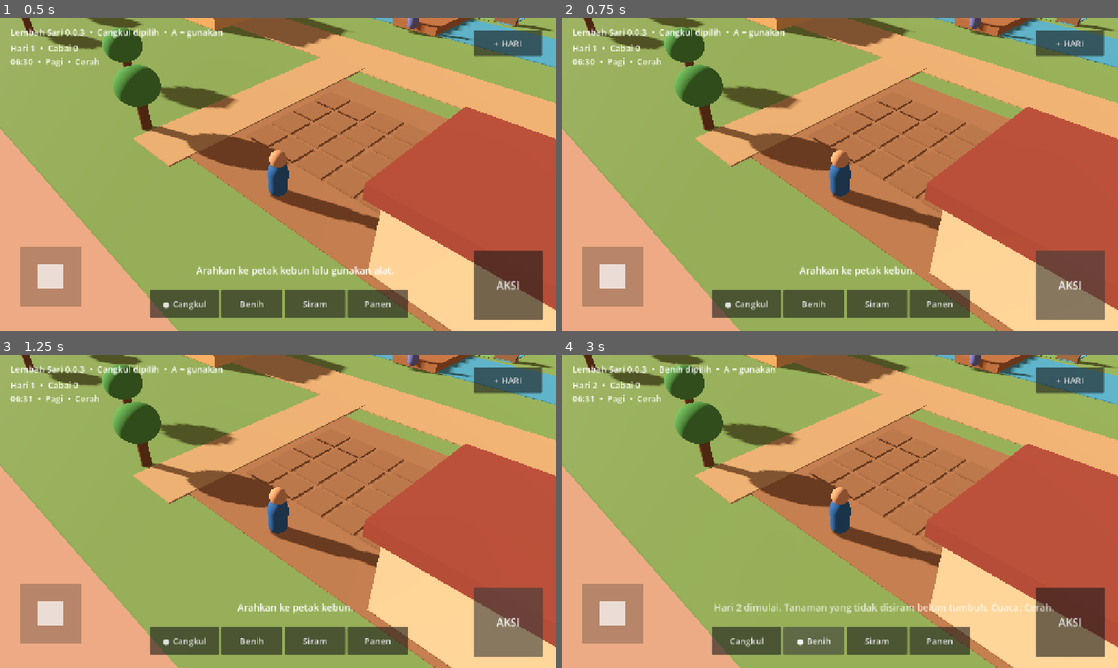
Above: before the commit, frames 1-4 (two rows, left to right).
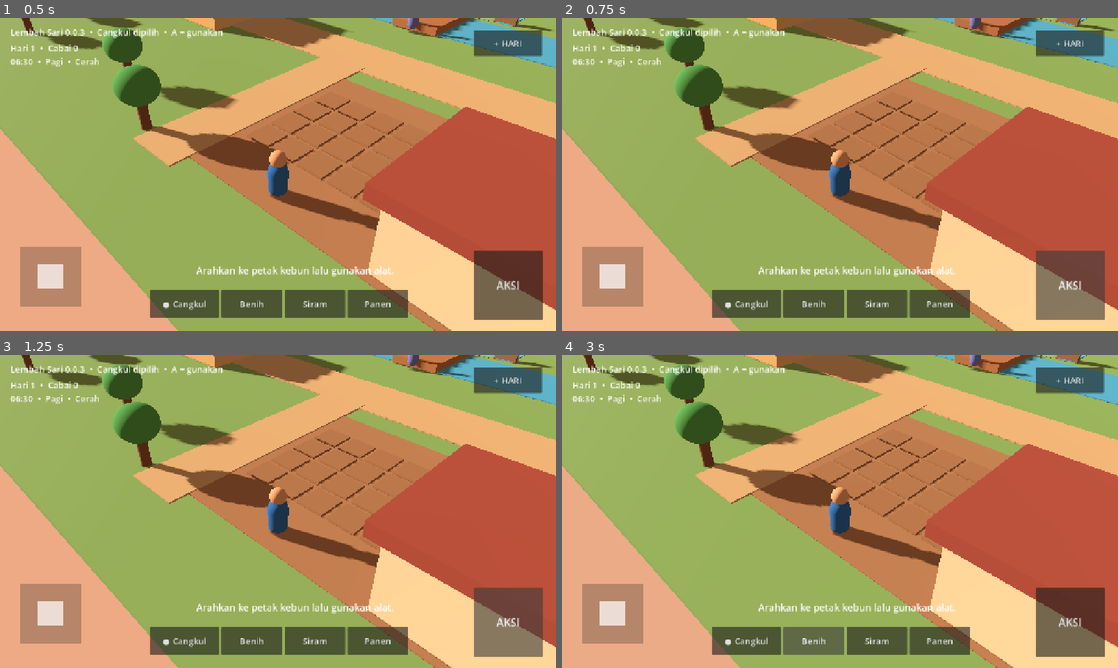
Above: after the commit, the same moments.

Repository: eneft/Lembah-sari
Game: Godot game, scene res://scenes/Main.tscn
Two runs of this game, one before a commit and one after it. Both use one fixed random seed, a clock stepped at 60 frames per second and the inputs below.
Inputs:
- Up to frame 1 (0.5 s): no input
- Up to frame 2 (0.75 s): click "AKSI" at 0.5 s
- Up to frame 3 (1.25 s): no input
- Up to frame 4 (3 s): click "+ HARI" at 1.25 s; click "● Cangkul" at 2 s; click "Benih" at 2.75 s

Frame 1 is identical in both runs. In frame 2, 0.5% of the frame differs, in the area x 35-71%, y 79-83%; in frame 3, 0.5%; in frame 4, 1.9%, in the area x 5-100%, y 0-100%.
Error after the commit: Invalid access to property or key 'pressed' on a base object of type 'null instance'. (res://scripts/mobile_controls.gd:29)

Commit message:
feat: add dialogue HUD and NPC interaction flow

Diff:
--- a/scripts/mobile_controls.gd
+++ b/scripts/mobile_controls.gd
@@ -13,69 +13,89 @@
 @onready var status_label: Label = $Root/Status
 @onready var feedback_label: Label = $Root/Feedback
 @onready var hint_label: Label = $Root/Hint
+@onready var dialogue_panel: Panel = $Root/DialoguePanel
+@onready var dialogue_name: Label = $Root/DialoguePanel/Speaker
+@onready var dialogue_text: Label = $Root/DialoguePanel/Text
+@onready var dialogue_close: Button = $Root/DialoguePanel/CloseButton
 
 func _ready() -> void:
 	add_to_group("mobile_controls")
 	action_button.pressed.connect(_on_action_pressed)
-	hoe_button.pressed.connect(func(): _select_tool("hoe"))
-	seed_button.pressed.connect(func(): _select_tool("seed"))
-	water_button.pressed.connect(func(): _select_tool("water"))
-	hand_button.pressed.connect(func(): _select_tool("hand"))
+	hoe_button.pressed.connect(func() -> void: _select_tool("hoe"))
+	seed_button.pressed.connect(func() -> void: _select_tool("seed"))
+	water_button.pressed.connect(func() -> void: _select_tool("water"))
+	hand_button.pressed.connect(func() -> void: _select_tool("hand"))
 	day_button.pressed.connect(_on_next_day_pressed)
+	dialogue_close.pressed.connect(_close_dialogue)
+	dialogue_panel.visible = false
 	call_deferred("_bind_game")
 
+func _unhandled_input(event: InputEvent) -> void:
+	if dialogue_panel.visible and event.is_action_pressed("interact"):
+		_close_dialogue()
+		get_viewport().set_input_as_handled()
+
 func _bind_game() -> void:
-	var players := get_tree().get_nodes_in_group("player")
+	var players: Array[Node] = get_tree().get_nodes_in_group("player")
 	if not players.is_empty():
 		player = players[0]
 		if player.has_signal("tool_changed"):
-			player.tool_changed.connect(_on_tool_changed)
+			player.connect("tool_changed", Callable(self, "_on_tool_changed"))
 		if player.has_signal("farming_feedback"):
-			player.farming_feedback.connect(_on_feedback)
+			player.connect("farming_feedback", Callable(self, "_on_feedback"))
+		if player.has_signal("dialogue_requested"):
+			player.connect("dialogue_requested", Callable(self, "_on_dialogue_requested"))
 
-	var managers := get_tree().get_nodes_in_group("farm_manager")
+	var managers: Array[Node] = get_tree().get_nodes_in_group("farm_manager")
 	if not managers.is_empty():
 		farm_manager = managers[0]
 		if farm_manager.has_signal("day_changed"):
-			farm_manager.day_changed.connect(func(_day): _refresh_status())
+			farm_manager.connect("day_changed", Callable(self, "_on_day_changed"))
 		if farm_manager.has_signal("harvest_changed"):
-			farm_manager.harvest_changed.connect(func(_total): _refresh_status())
+			farm_manager.connect("harvest_changed", Callable(self, "_on_harvest_changed"))
 
-	var clocks := get_tree().get_nodes_in_group("game_time")
+	var clocks: Array[Node] = get_tree().get_nodes_in_group("game_time")
 	if not clocks.is_empty():
 		time_manager = clocks[0]
 		if time_manager.has_signal("status_changed"):
-			time_manager.status_changed.connect(_refresh_status)
+			time_manager.connect("status_changed", Callable(self, "_refresh_status"))
 		if time_manager.has_signal("weather_changed"):
-			time_manager.weather_changed.connect(func(weather): _on_weather_changed(str(weather)))
+			time_manager.connect("weather_changed", Callable(self, "_on_weather_changed"))
 
 	_on_tool_changed("hoe")
 	_refresh_status()
 
 func _on_action_pressed() -> void:
+	if dialogue_panel.visible:
+		_close_dialogue()
+		return
 	Input.action_press("interact")
 	await get_tree().process_frame
 	Input.action_release("interact")
 
 func _select_tool(tool: String) -> void:
+	if dialogue_panel.visible:
+		return
 	if player != null and player.has_method("set_tool"):
-		player.set_tool(tool)
+		player.call("set_tool", tool)
 
 func _on_next_day_pressed() -> void:
+	if dialogue_panel.visible:
+		return
 	if time_manager != null and time_manager.has_method("skip_to_next_day"):
-		var result: Dictionary = time_manager.skip_to_next_day()
+		var result: Dictionary = time_manager.call("skip_to_next_day")
 		_on_feedback(str(result.get("message", "Hari berikutnya dimulai.")))
 		_refresh_status()
 		return
-	if farm_manager != null:
-		var fallback: Dictionary = farm_manager.next_day()
+	if farm_manager != null and farm_manager.has_method("next_day"):
+		var fallback: Dictionary = farm_manager.call("next_day")
 		_on_feedback(str(fallback.get("message", "Hari berikutnya dimulai.")))
 		_refresh_status()
 		return
 	_on_feedback("Sistem waktu belum siap.")
 
 func _on_tool_changed(tool: String) -> void:
-	var labels := {
+	var labels: Dictionary = {
 		"hoe": "Cangkul",
 		"seed": "Benih",
 		"water": "Siram",
@@ -90,24 +110,47 @@
 		"seed": seed_button.text = "● Benih"
 		"water": water_button.text = "● Siram"
 		"hand": hand_button.text = "● Panen"
-	hint_label.text = "Lembah Sari 0.0.3  •  %s dipilih  •  A = gunakan" % labels.get(tool, tool)
+	hint_label.text = "Lembah Sari 0.0.4  •  %s dipilih  •  E / AKSI = interaksi" % str(labels.get(tool, tool))
 
-func _on_weather_changed(weather: String) -> void:
-	if weather == "rain":
+func _on_dialogue_requested(speaker: String, text: String) -> void:
+	dialogue_name.text = speaker
+	dialogue_text.text = text
+	dialogue_panel.visible = true
+	feedback_label.text = ""
+	if player != null and player.has_method("set_input_locked"):
+		player.call("set_input_locked", true)
+
+func _close_dialogue() -> void:
+	if not dialogue_panel.visible:
+		return
+	dialogue_panel.visible = false
+	if player != null and player.has_method("set_input_locked"):
+		player.call("set_input_locked", false)
+
+func _on_weather_changed(weather_value: String) -> void:
+	if weather_value == "rain":
 		_on_feedback("Hujan turun. Tanaman yang sudah ditanam akan tersiram.")
 
+func _on_day_changed(_day: int) -> void:
+	_refresh_status()
+
+func _on_harvest_changed(_total: int) -> void:
+	_refresh_status()
+
 func _on_feedback(text: String) -> void:
+	if dialogue_panel.visible:
+		return
 	feedback_label.text = text
 	feedback_label.modulate.a = 1.0
-	var tween := create_tween()
+	var tween: Tween = create_tween()
 	tween.tween_interval(2.2)
 	tween.tween_property(feedback_label, "modulate:a", 0.35, 0.6)
 
 func _refresh_status() -> void:
-	var farm_text := "Hari 1  •  Cabai 0"
+	var farm_text: String = "Hari 1  •  Cabai 0"
 	if farm_manager != null and farm_manager.has_method("get_status_text"):
-		farm_text = farm_manager.get_status_text()
-	var clock_text := "06:30  •  Pagi  •  Cerah"
+		farm_text = str(farm_manager.call("get_status_text"))
+	var clock_text: String = "06:30  •  Pagi  •  Cerah"
 	if time_manager != null and time_manager.has_method("get_status_text"):
-		clock_text = time_manager.get_status_text()
+		clock_text = str(time_manager.call("get_status_text"))
 	status_label.text = "%s\n%s" % [farm_text, clock_text]
